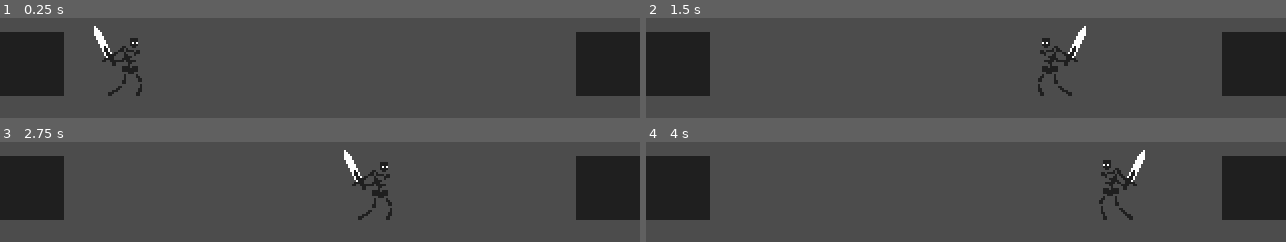
Above: before the commit, frames 1-4 (two rows, left to right).
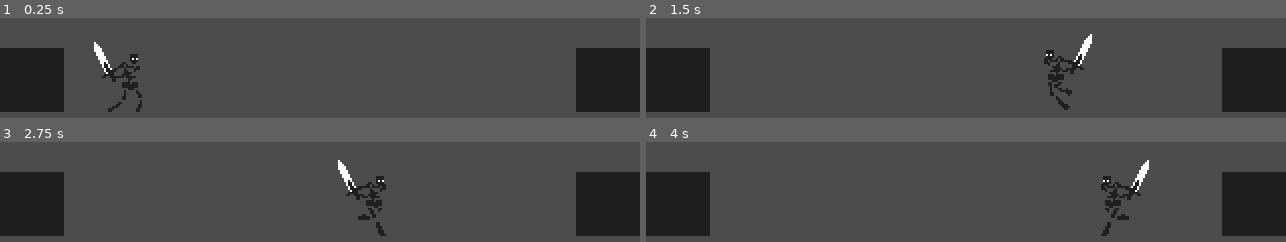
Above: after the commit, the same moments.

Repository: dw3nt/hb-grave-in-godot
Game: Godot game, scene res://Graveyard.tscn
Two runs of this game, one before a commit and one after it. Both use one fixed random seed, a clock stepped at 60 frames per second and the inputs below.
Inputs:
- Up to frame 1 (0.25 s): no input
- Up to frame 2 (1.5 s): hold D (move_right) 0.53-1.28 s; hold A (move_left) from 1.28 s (still down)
- Up to frame 3 (2.75 s): release A (move_left) at 2.03 s; hold D (move_right) from 2.03 s (still down)
- Up to frame 4 (4 s): release D (move_right) at 3.53 s; hold A (move_left) from 3.53 s (still down)

The runs differ from the first frame. In frame 1, 8.5% of the frame differs, in the area x 0-100%, y 8-94%; in frame 2, 8.4%; in frame 3, 8.5%; in frame 4, 8.6%.

Commit message:
adjusted walls with skeleton run animation

Diff:
--- a/Graveyard.tscn
+++ b/Graveyard.tscn
@@ -9,11 +9,10 @@
 [node name="Graveyard" type="Node"]
 
 [node name="Walls" type="Node2D" parent="."]
-editor/display_folded = true
 
 [node name="Wall" type="StaticBody2D" parent="Walls"]
 editor/display_folded = true
-position = Vector2( 16, 128 )
+position = Vector2( 16, 136 )
 __meta__ = {
 "_edit_group_": true
 }
@@ -26,7 +25,7 @@
 
 [node name="Wall2" type="StaticBody2D" parent="Walls"]
 editor/display_folded = true
-position = Vector2( 304, 128 )
+position = Vector2( 304, 136 )
 __meta__ = {
 "_edit_group_": true
 }
@@ -38,4 +37,4 @@
 shape = SubResource( 1 )
 
 [node name="Skeleton" parent="." instance=ExtResource( 2 )]
-position = Vector2( 59, 120 )
+position = Vector2( 59, 128 )
--- a/Skeleton.gd
+++ b/Skeleton.gd
@@ -8,12 +8,17 @@
 func _physics_process(delta):
 	if should_stop():
 		motion.x = lerp(motion.x, 0, 0.25)
+		$Anim.play("idle")
 	elif Input.is_action_pressed("move_left"):
 		motion.x = max(motion.x - ACCELERATION, -MAX_RUN_SPEED)
+		$Anim.play("run")
 		$Sprite.flip_h = true
 	elif Input.is_action_pressed("move_right"):
 		motion.x = min(motion.x + ACCELERATION, MAX_RUN_SPEED)
+		$Anim.play("run")
 		$Sprite.flip_h = false
+	else:
+		$Anim.play("idle")
 
 	move_and_slide(motion)
 
--- a/Skeleton.tscn
+++ b/Skeleton.tscn
@@ -1,7 +1,8 @@
-[gd_scene load_steps=5 format=2]
+[gd_scene load_steps=7 format=2]
 
 [ext_resource path="res://Skeleton.gd" type="Script" id=1]
-[ext_resource path="res://assets/sprites/skeleton/s_skeleton_idle_strip3.png" type="Texture" id=2]
+[ext_resource path="res://assets/sprites/skeleton/s_skeleton_run_strip6.png" type="Texture" id=2]
+[ext_resource path="res://assets/sprites/skeleton/s_skeleton_idle_strip3.png" type="Texture" id=3]
 
 [sub_resource type="Animation" id=2]
 resource_name = "idle"
@@ -19,21 +20,87 @@
 "update": 1,
 "values": [ 0, 1, 2 ]
 }
+tracks/1/type = "value"
+tracks/1/path = NodePath("Sprite:texture")
+tracks/1/interp = 1
+tracks/1/loop_wrap = true
+tracks/1/imported = false
+tracks/1/enabled = true
+tracks/1/keys = {
+"times": PoolRealArray( 0 ),
+"transitions": PoolRealArray( 1 ),
+"update": 1,
+"values": [ ExtResource( 3 ) ]
+}
+tracks/2/type = "value"
+tracks/2/path = NodePath("Sprite:hframes")
+tracks/2/interp = 1
+tracks/2/loop_wrap = true
+tracks/2/imported = false
+tracks/2/enabled = true
+tracks/2/keys = {
+"times": PoolRealArray( 0 ),
+"transitions": PoolRealArray( 1 ),
+"update": 1,
+"values": [ 3 ]
+}
+
+[sub_resource type="Animation" id=4]
+resource_name = "run"
+length = 0.6
+loop = true
+tracks/0/type = "value"
+tracks/0/path = NodePath("Sprite:texture")
+tracks/0/interp = 1
+tracks/0/loop_wrap = true
+tracks/0/imported = false
+tracks/0/enabled = true
+tracks/0/keys = {
+"times": PoolRealArray( 0 ),
+"transitions": PoolRealArray( 1 ),
+"update": 1,
+"values": [ ExtResource( 2 ) ]
+}
+tracks/1/type = "value"
+tracks/1/path = NodePath("Sprite:frame")
+tracks/1/interp = 1
+tracks/1/loop_wrap = true
+tracks/1/imported = false
+tracks/1/enabled = true
+tracks/1/keys = {
+"times": PoolRealArray( 0, 0.1, 0.2, 0.3, 0.4, 0.5 ),
+"transitions": PoolRealArray( 1, 1, 1, 1, 1, 1 ),
+"update": 1,
+"values": [ 0, 1, 2, 3, 4, 5 ]
+}
+tracks/2/type = "value"
+tracks/2/path = NodePath("Sprite:hframes")
+tracks/2/interp = 1
+tracks/2/loop_wrap = true
+tracks/2/imported = false
+tracks/2/enabled = true
+tracks/2/keys = {
+"times": PoolRealArray( 0 ),
+"transitions": PoolRealArray( 1 ),
+"update": 1,
+"values": [ 6 ]
+}
 
 [sub_resource type="RectangleShape2D" id=3]
-extents = Vector2( 4, 16 )
+extents = Vector2( 10, 16 )
 
 [node name="Skeleton" type="KinematicBody2D"]
 script = ExtResource( 1 )
 
 [node name="Sprite" type="Sprite" parent="."]
 texture = ExtResource( 2 )
-hframes = 3
+hframes = 6
 
 [node name="Anim" type="AnimationPlayer" parent="."]
 autoplay = "idle"
 anims/idle = SubResource( 2 )
+anims/run = SubResource( 4 )
 
 [node name="CollisionShape2D" type="CollisionShape2D" parent="."]
-position = Vector2( 4, 8 )
+position = Vector2( 0, 8 )
 shape = SubResource( 3 )
